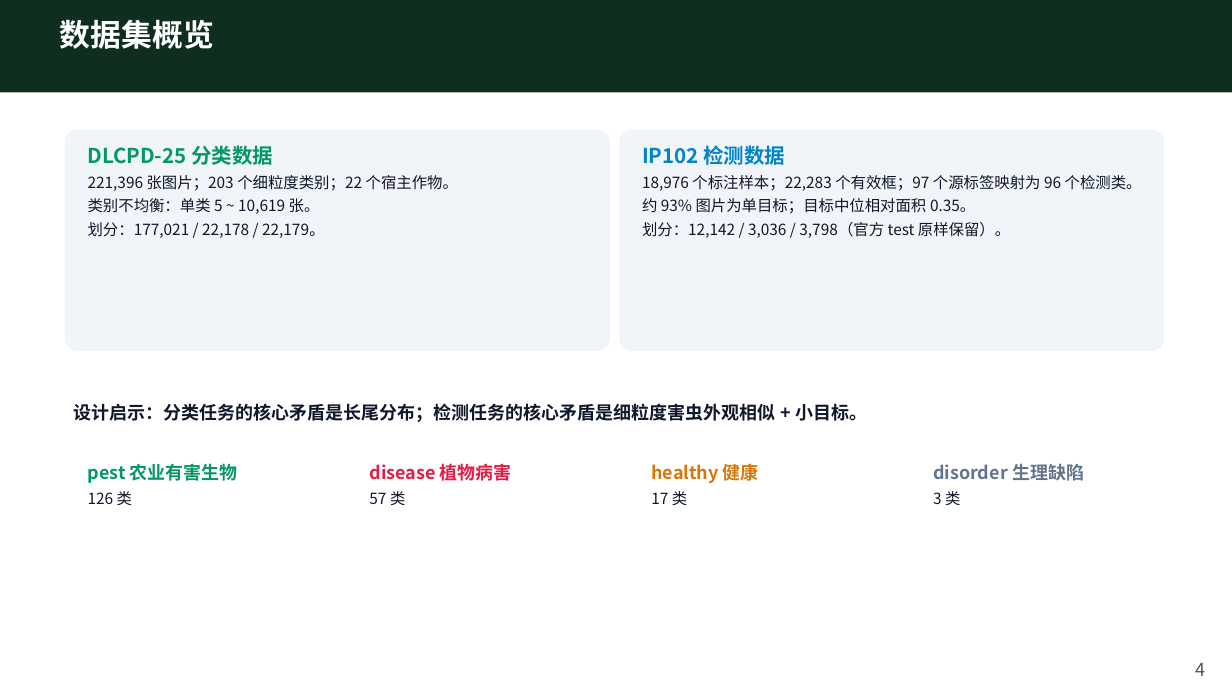
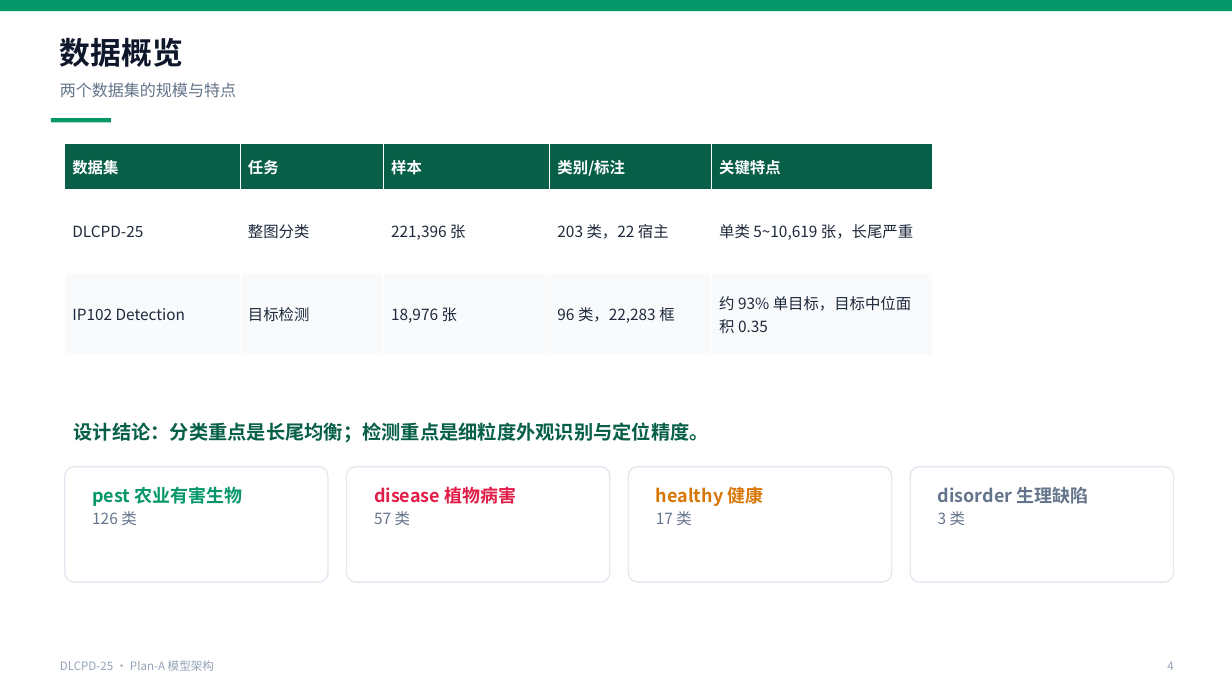
Before and after one commit to kfzeng1/DLCPD-25, a slide deck: slide 4 of docs/presentations/plan-a-model-architecture.pptx. Drawn at 1232x693 pixels with LibreOffice and Linux fonts; fonts in the diff are those of the drawing. Boxes give left, top, right and bottom in pixels: in the first picture for what was removed or moved away, otherwise in the second. Text is boxed around its words. In the diff, an @@ line names an element or a change of style, - is before the commit and + after.

```diff
--- a/docs/presentations/plan-a-model-architecture.pptx
+++ b/docs/presentations/plan-a-model-architecture.pptx
@@ rectangle: place and size @@
-rectangle at bbox=[0, 0, 1232, 92]
+rectangle at bbox=[0, 0, 1232, 11]
@@ rectangle at bbox=[0, 0, 1232, 11]: fill #0F2E1F to #059669 @@
@@ text at bbox=[60, 37, 183, 67]: text changed; text colour #FFFFFF to #0F172A @@
-数据集概览
+数据概览
@@ text added at bbox=[60, 82, 236, 98], 12.5 pt, text #64748B @@
+两个数据集的规模与特点
@@ rectangle added at bbox=[51, 118, 111, 122], fill #059669 @@
@@ rounded rectangle removed at bbox=[65, 129, 610, 351] @@
@@ table added at bbox=[65, 143, 933, 356], 3 rows, 5 columns @@
+数据集 | 任务 | 样本 | 类别/标注 | 关键特点
+DLCPD-25 | 整图分类 | 221,396 张 | 203 类，22 宿主 | 单类 5~10,619 张，长尾严重
+IP102 Detection | 目标检测 | 18,976 张 | 96 类，22,283 框 | 约 93% 单目标，目标中位面积 0.35
@@ text removed at bbox=[88, 145, 458, 238] @@
-DLCPD-25 分类数据
-221,396 张图片；203 个细粒度类别；22 个宿主作物。
-类别不均衡：单类 5 ~ 10,619 张。
-划分：177,021 / 22,178 / 22,179。
@@ rounded rectangle removed at bbox=[619, 129, 1165, 351] @@
@@ text removed at bbox=[642, 143, 1142, 238] @@
-IP102 检测数据
-18,976 个标注样本；22,283 个有效框；97 个源标签映射为 96 个检测类。
-约 93% 图片为单目标；目标中位相对面积 0.35。
-划分：12,142 / 3,036 / 3,798（官方 test 原样保留）。
@@ text at bbox=[74, 422, 709, 443]: text changed; size 14 to 15 pt; text colour #0F172A to #065F46 @@
-设计启示：分类任务的核心矛盾是长尾分布；检测任务的核心矛盾是细粒度害虫外观相似 + 小目标。
+设计结论：分类重点是长尾均衡；检测重点是细粒度外观识别与定位精度。
@@ rounded rectangle: place and size @@
-rounded rectangle at bbox=[65, 448, 328, 555]
+rounded rectangle at bbox=[65, 467, 328, 582]
@@ rounded rectangle: place and size @@
-rounded rectangle at bbox=[347, 448, 610, 555]
+rounded rectangle at bbox=[347, 467, 610, 582]
@@ rounded rectangle: place and size @@
-rounded rectangle at bbox=[628, 448, 892, 555]
+rounded rectangle at bbox=[628, 467, 892, 582]
@@ outline none to #E2E8F0 1 pt; proportions changed in 4 elements at bbox=[65, 467, 328, 582], bbox=[347, 467, 610, 582], bbox=[628, 467, 892, 582], bbox=[910, 467, 1174, 582] @@
@@ rounded rectangle: place and size @@
-rounded rectangle at bbox=[910, 448, 1174, 555]
+rounded rectangle at bbox=[910, 467, 1174, 582]
@@ text "pest 农业有害生物": place and size @@
-text "pest 农业有害生物" at bbox=[88, 463, 238, 505]
+text "pest 农业有害生物" at bbox=[92, 486, 242, 525]
@@ text "pest 农业有害生物" at bbox=[92, 486, 242, 525]: text colour #0F172A to #64748B in "126 类"; less space between paragraphs @@
@@ text "disease 植物病害": place and size @@
-text "disease 植物病害" at bbox=[369, 464, 512, 505]
+text "disease 植物病害" at bbox=[374, 487, 516, 525]
@@ text "disease 植物病害" at bbox=[374, 487, 516, 525]: text colour #0F172A to #64748B in "57 类"; less space between paragraphs @@
@@ text "healthy 健康": place and size @@
-text "healthy 健康" at bbox=[651, 461, 759, 505]
+text "healthy 健康" at bbox=[656, 484, 764, 525]
@@ text "healthy 健康" at bbox=[656, 484, 764, 525]: text colour #0F172A to #64748B in "17 类"; less space between paragraphs @@
@@ text "disorder 生理缺陷": place and size @@
-text "disorder 生理缺陷" at bbox=[933, 464, 1084, 505]
+text "disorder 生理缺陷" at bbox=[938, 487, 1089, 525]
@@ text "disorder 生理缺陷" at bbox=[938, 487, 1089, 525]: text colour #0F172A to #64748B in "3 类"; less space between paragraphs @@
@@ text "4": place and size @@
-text "4" at bbox=[1196, 663, 1206, 676]
+text "4" at bbox=[1167, 661, 1173, 670]
@@ text "4" at bbox=[1167, 661, 1173, 670]: size 14 to 9 pt, text colour #475569 to #94A3B8 @@
@@ text added at bbox=[60, 660, 214, 671], 9 pt, text #94A3B8 @@
+DLCPD-25 · Plan-A 模型架构
```
Also in this commit, not shown: 7 other slides changed, 12 slides added, 9 slides removed, 1 other file.
